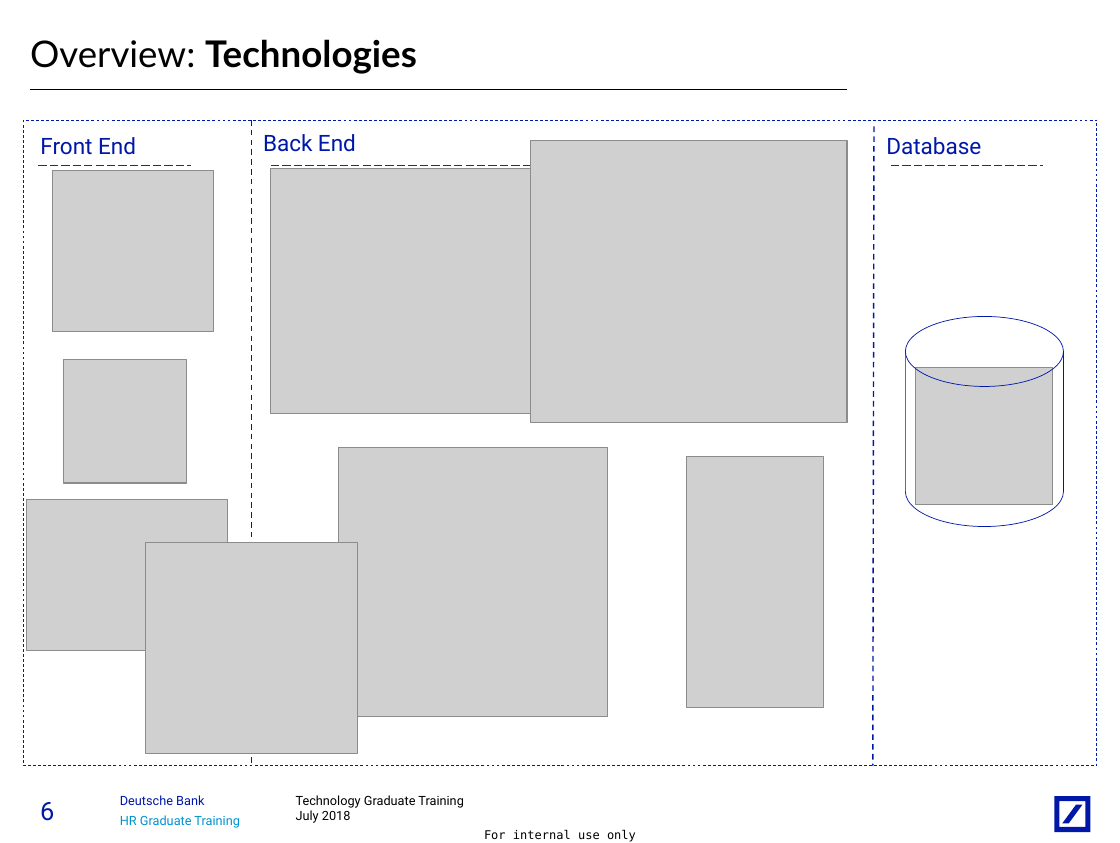
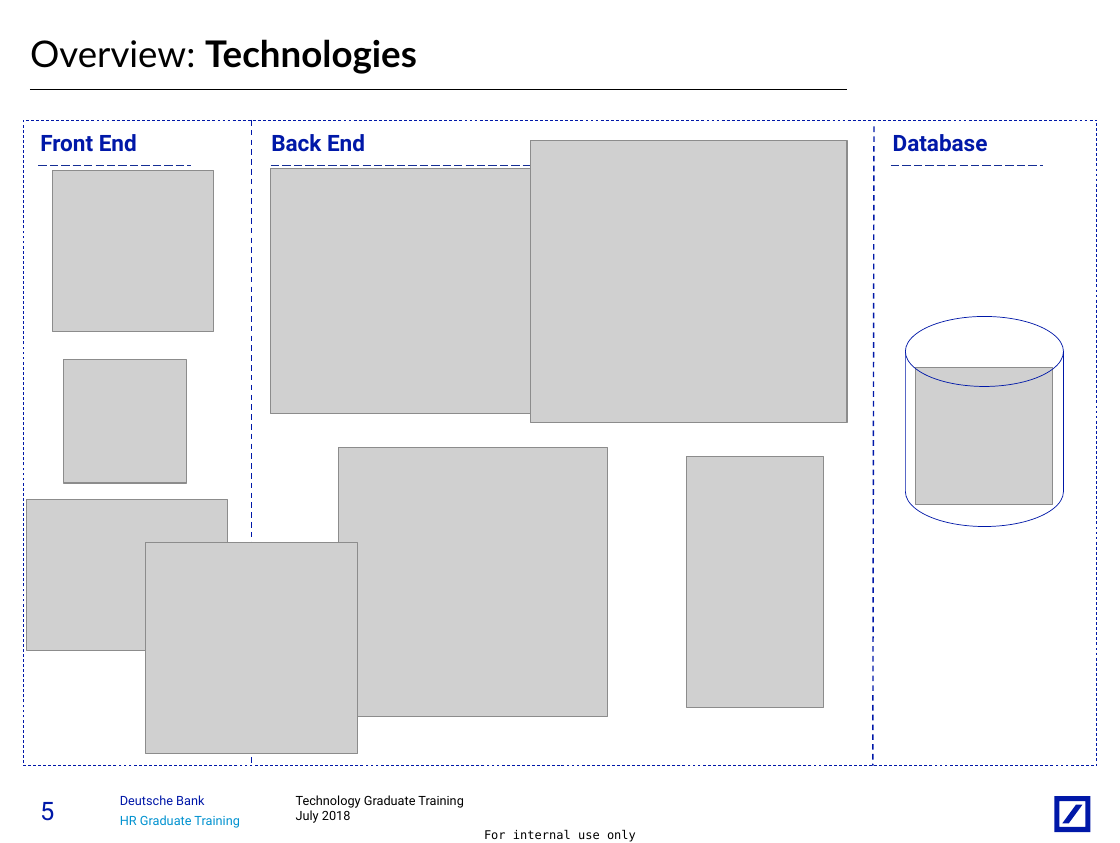
Before and after one commit to timurbaev1996/case_study, a slide deck: slide 6 of business/FinalPresentationGroupC1_1.pptx (slide 7 before the commit). Drawn at 1120x843 pixels with LibreOffice and Linux fonts; fonts in the diff are those of the drawing; grey boxes stand for pictures. Boxes give left, top, right and bottom in pixels: in the first picture for what was removed or moved away, otherwise in the second. Text is boxed around its words. In the diff, an @@ line names an element or a change of style, - is before the commit and + after.

```diff
--- a/business/FinalPresentationGroupC1_1.pptx
+++ b/business/FinalPresentationGroupC1_1.pptx
@@ bold on in 3 elements at [271,134,365,152], [893,134,988,152], [40,134,137,152] @@
@@ text "Back End": place and size @@
-text "Back End" at [263,134,356,152]
+text "Back End" at [271,134,365,152]
@@ page number at [40,802,54,821]: text changed @@
-6
+5
```
Also in this commit, not shown: 5 other slides changed, 11 slides added, 2 slides removed, 3 other files.
